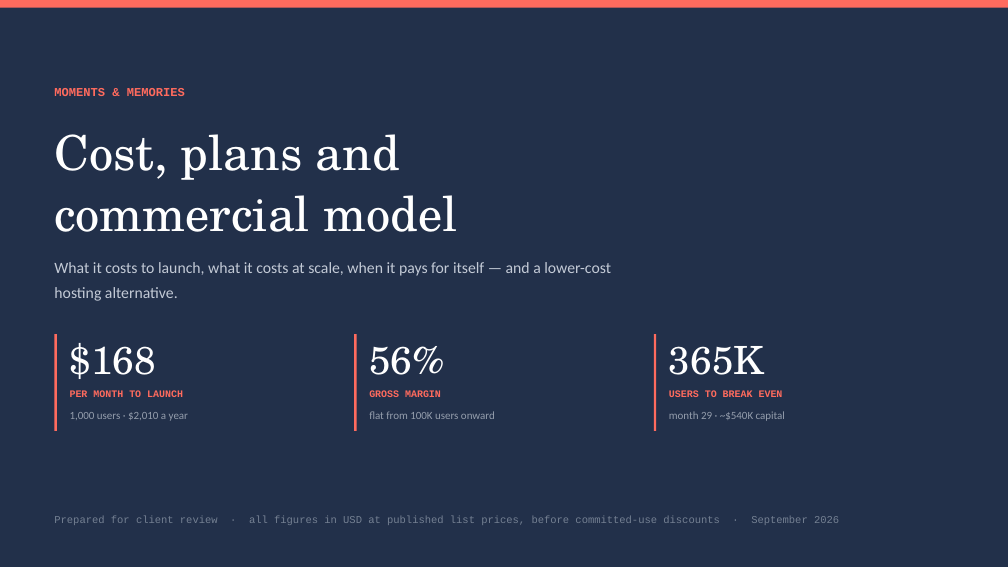
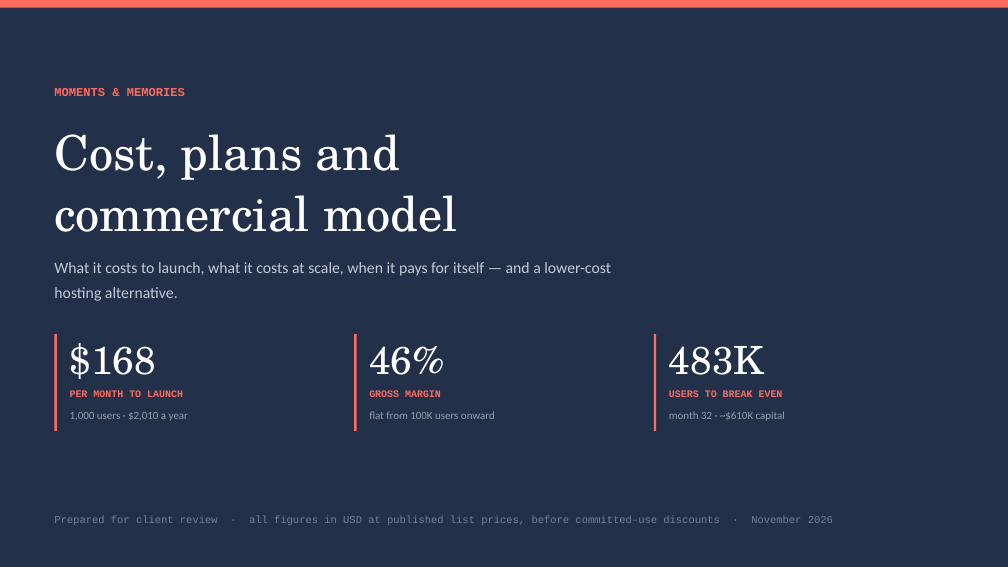
Before and after one commit to NFCSolutionsIndia/MandM, a slide deck: slide 1 of Docs/client/MandM-Cost-and-Plans.pptx. Drawn at 1008x567 pixels with LibreOffice and Linux fonts; fonts in the diff are those of the drawing. Boxes give left, top, right and bottom in pixels: in the first picture for what was removed or moved away, otherwise in the second. Text is boxed around its words. In the diff, an @@ line names an element or a change of style, - is before the commit and + after.

```diff
--- a/Docs/client/MandM-Cost-and-Plans.pptx
+++ b/Docs/client/MandM-Cost-and-Plans.pptx
@@ text at bbox=[369, 346, 444, 375]: text changed @@
-56%
+46%
@@ text at bbox=[669, 346, 764, 375]: text changed @@
-365K
+483K
@@ text at bbox=[669, 411, 785, 421]: text changed @@
-month 29 · ~$540K capital
+month 32 · ~$610K capital
@@ text at bbox=[54, 515, 833, 525]: text changed @@
-Prepared for client review · all figures in USD at published list prices, before committed-use discounts · September 2026
+Prepared for client review · all figures in USD at published list prices, before committed-use discounts · November 2026
```
Also in this commit, not shown: 3 other slides changed, 12 other files.
